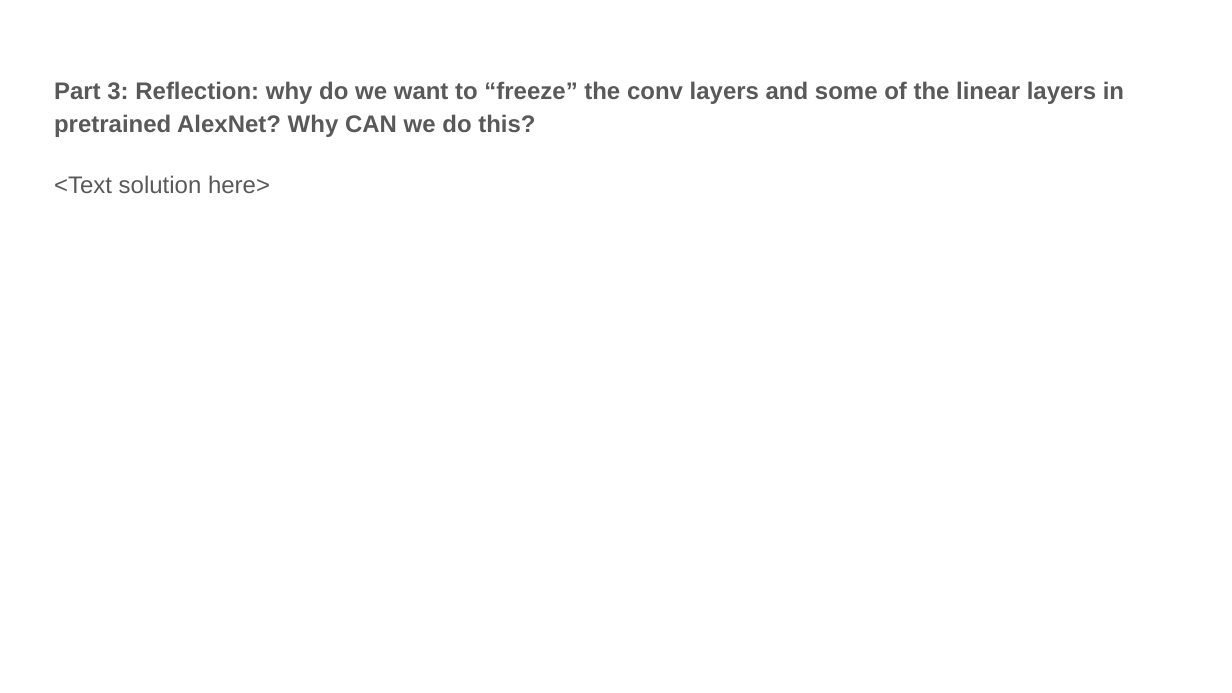
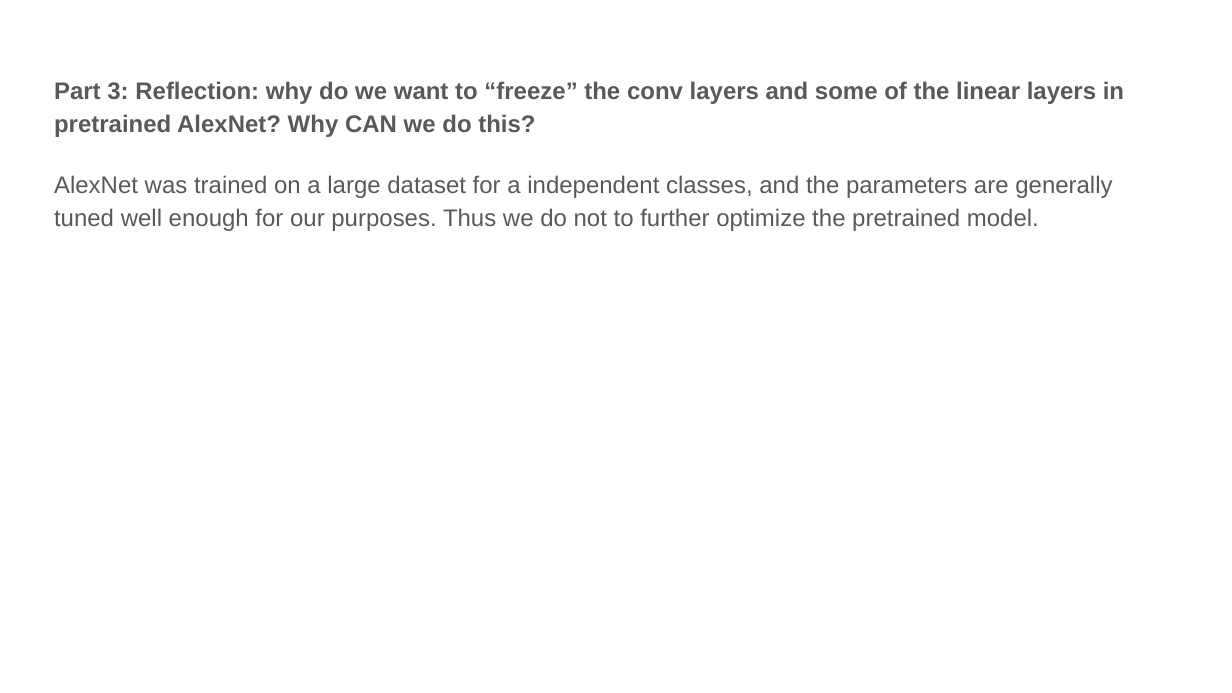
Before and after one commit to CasuallyAlive/Computer_Vision_Projects, a slide deck: slide 9 of src/proj6_6320/proj6_template.pptx. Drawn at 1232x693 pixels with LibreOffice and Linux fonts; fonts in the diff are those of the drawing. Boxes give left, top, right and bottom in pixels: in the first picture for what was removed or moved away, otherwise in the second. Text is boxed around its words. In the diff, an @@ line names an element or a change of style, - is before the commit and + after.

```diff
--- a/src/proj6_6320/proj6_template.pptx
+++ b/src/proj6_6320/proj6_template.pptx
@@ text at bbox=[54, 175, 1112, 231]: text changed @@
-<Text solution here>
+AlexNet was trained on a large dataset for a independent classes, and the parameters are generally tuned well enough for our purposes. Thus we do not to further optimize the pretrained model.
```
Also in this commit, not shown: 9 other slides changed, 1 slide added, 1 slide removed, 9 other files.
